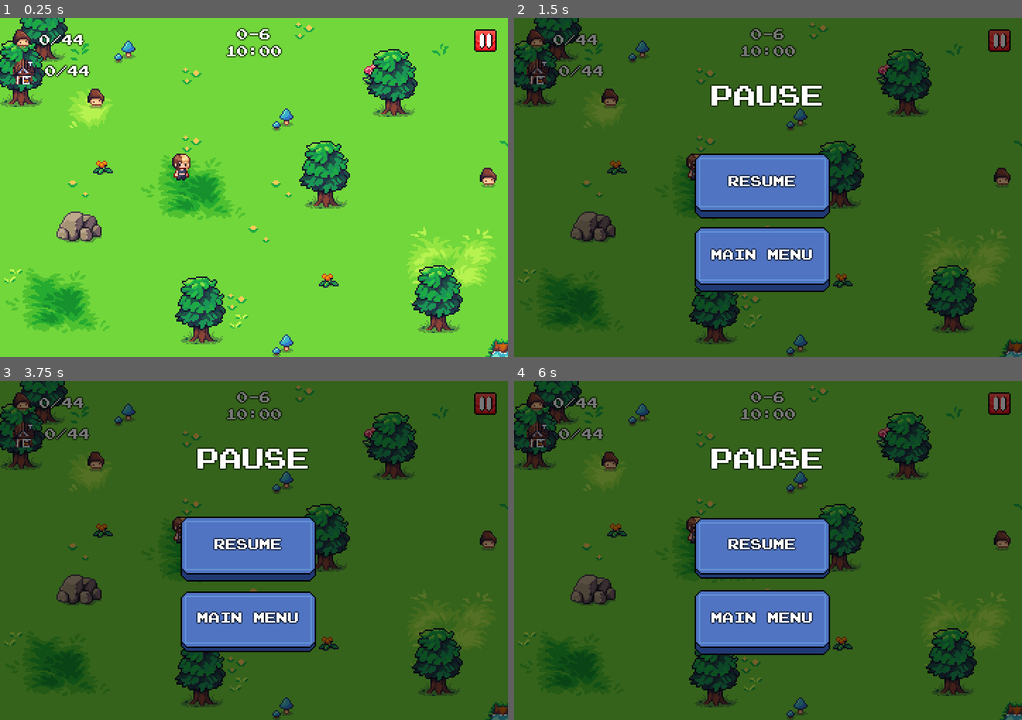
Above: before the commit, frames 1-4 (two rows, left to right).
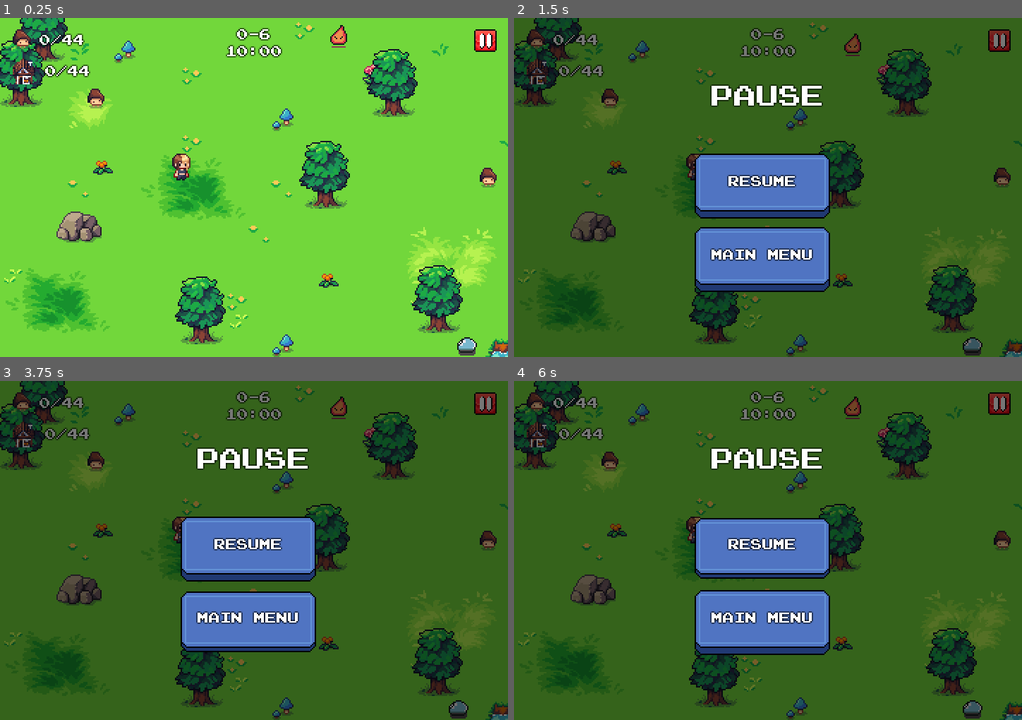
Above: after the commit, the same moments.

Repository: dmitrii-eremin/watch-your-step
Game: Godot game, scene res://scenes/levels/level_06.tscn
Same seed, same stepped clock (60 frames per second), same inputs: the game is played once before the commit and once after it. This scene is started directly instead of the project's main scene.
Inputs (mouse positions are in pixels of both pictures, inside the frame that each line leads up to):
- Up to frame 1 (0.25 s): no input
- Up to frame 2 (1.5 s): click (1001, 41) at 0.5 s; tap Enter (ui_accept) at 1.25 s; move the mouse to (879, 170) at 1.27 s; hold Right (go_right) from 1.28 s (still down); click (879, 170) at 1.42 s
- Up to frame 3 (3.75 s): tap Enter (ui_accept) at 1.52, 2, 2.75, 3.5 s; release Right (go_right) at 2 s; drag from (152, 567) to (96, 462) at 2.02 s; move the mouse to (304, 475) at 2.77 s; hold Right (go_right) 2.78-3.5 s; drag from (228, 618) to (487, 540) at 3.52 s
- Up to frame 4 (6 s): move the mouse to (920, 601) at 4.27 s; hold Left (go_left) 4.28-5 s; tap Enter (ui_accept) at 4.52, 5, 5.75 s; drag from (615, 499) to (1001, 540) at 5.02 s; move the mouse to (793, 550) at 5.77 s; hold Down (go_down) from 5.78 s (still down); click (793, 550) at 5.92 s

The runs differ from the first frame. In frame 1, 0.3% of the frame differs, in the area x 65-94%, y 2-100%; in frame 2, 0.3%; in frame 3, 0.3%; in frame 4, 0.3%.

Commit message:
finished level06

Diff:
--- a/scenes/levels/level_06.tscn
+++ b/scenes/levels/level_06.tscn
@@ -1,9 +1,130 @@
-[gd_scene load_steps=5 format=4 uid="uid://fxx3rsebu526"]
+[gd_scene load_steps=26 format=4 uid="uid://fxx3rsebu526"]
 
 [ext_resource type="PackedScene" uid="uid://ddtoa4aqk6jy3" path="res://scenes/levels/basic_level.tscn" id="1_xbig6"]
 [ext_resource type="PackedScene" uid="uid://cfav76elus1cx" path="res://scenes/tree.tscn" id="2_j2blp"]
 [ext_resource type="PackedScene" uid="uid://y1k0bbofm7jh" path="res://scenes/stone.tscn" id="3_sjpyf"]
 [ext_resource type="PackedScene" uid="uid://b5ke8t4tm5p1c" path="res://scenes/mushroom.tscn" id="4_sjpyf"]
+[ext_resource type="PackedScene" uid="uid://c5dyq0xckel6v" path="res://scenes/enemy.tscn" id="5_atdb5"]
+
+[sub_resource type="Curve2D" id="Curve2D_tbrpi"]
+_data = {
+"points": PackedVector2Array(0, 0, 0, 0, 1088, 8, 0, 0, 0, 0, 1088, 104, 0, 0, 0, 0, 1088, 8)
+}
+point_count = 3
+
+[sub_resource type="Curve2D" id="Curve2D_atdb5"]
+_data = {
+"points": PackedVector2Array(0, 0, 0, 0, 240, 8, 0, 0, 0, 0, 240, 104, 0, 0, 0, 0, 312, 104, 0, 0, 0, 0, 312, 192, 0, 0, 0, 0, 192, 192, 0, 0, 0, 0, 192, 8, 0, 0, 0, 0, 240, 8)
+}
+point_count = 7
+
+[sub_resource type="Curve2D" id="Curve2D_yc2un"]
+_data = {
+"points": PackedVector2Array(0, 0, 0, 0, 336, 232, 0, 0, 0, 0, 112, 232, 0, 0, 0, 0, 336, 232)
+}
+point_count = 3
+
+[sub_resource type="Curve2D" id="Curve2D_s7m4s"]
+_data = {
+"points": PackedVector2Array(0, 0, 0, 0, 648, 56, 0, 0, 0, 0, 648, 144, 0, 0, 0, 0, 744, 144, 0, 0, 0, 0, 744, 56, 0, 0, 0, 0, 648, 56)
+}
+point_count = 5
+
+[sub_resource type="Curve2D" id="Curve2D_6h3uw"]
+_data = {
+"points": PackedVector2Array(0, 0, 0, 0, 648, 160, 0, 0, 0, 0, 800, 160, 0, 0, 0, 0, 800, 224, 0, 0, 0, 0, 648, 224, 0, 0, 0, 0, 648, 160)
+}
+point_count = 5
+
+[sub_resource type="Curve2D" id="Curve2D_17n5y"]
+_data = {
+"points": PackedVector2Array(0, 0, 0, 0, 1392, 40, 0, 0, 0, 0, 1248, 40, 0, 0, 0, 0, 1392, 40)
+}
+point_count = 3
+
+[sub_resource type="Curve2D" id="Curve2D_tg547"]
+_data = {
+"points": PackedVector2Array(0, 0, 0, 0, 1536, 40, 0, 0, 0, 0, 1536, 144, 0, 0, 0, 0, 1640, 144, 0, 0, 0, 0, 1640, 112, 0, 0, 0, 0, 1680, 112, 0, 0, 0, 0, 1680, 40, 0, 0, 0, 0, 1536, 40)
+}
+point_count = 7
+
+[sub_resource type="Curve2D" id="Curve2D_6vksy"]
+_data = {
+"points": PackedVector2Array(0, 0, 0, 0, 1752, 176, 0, 0, 0, 0, 1944, 176, 0, 0, 0, 0, 1944, 72, 0, 0, 0, 0, 1752, 72, 0, 0, 0, 0, 1752, 176)
+}
+point_count = 5
+
+[sub_resource type="Curve2D" id="Curve2D_pwpgl"]
+_data = {
+"points": PackedVector2Array(0, 0, 0, 0, 2088, 8, 0, 0, 0, 0, 2088, 120, 0, 0, 0, 0, 2088, 8)
+}
+point_count = 3
+
+[sub_resource type="Curve2D" id="Curve2D_sppnv"]
+_data = {
+"points": PackedVector2Array(0, 0, 0, 0, 1448, 256, 0, 0, 0, 0, 1448, 368, 0, 0, 0, 0, 1448, 256)
+}
+point_count = 3
+
+[sub_resource type="Curve2D" id="Curve2D_cdd1g"]
+_data = {
+"points": PackedVector2Array(0, 0, 0, 0, 1224, 344, 0, 0, 0, 0, 1224, 544, 0, 0, 0, 0, 1280, 544, 0, 0, 0, 0, 1280, 520, 0, 0, 0, 0, 1296, 520, 0, 0, 0, 0, 1296, 320, 0, 0, 0, 0, 1248, 320, 0, 0, 0, 0, 1248, 344, 0, 0, 0, 0, 1224, 344)
+}
+point_count = 9
+
+[sub_resource type="Curve2D" id="Curve2D_ejjlu"]
+_data = {
+"points": PackedVector2Array(0, 0, 0, 0, 1016, 328, 0, 0, 0, 0, 1016, 392, 0, 0, 0, 0, 1016, 328)
+}
+point_count = 3
+
+[sub_resource type="Curve2D" id="Curve2D_gbsts"]
+_data = {
+"points": PackedVector2Array(0, 0, 0, 0, 792, 528, 0, 0, 0, 0, 792, 592, 0, 0, 0, 0, 600, 592, 0, 0, 0, 0, 600, 544, 0, 0, 0, 0, 672, 544, 0, 0, 0, 0, 672, 528, 0, 0, 0, 0, 792, 528)
+}
+point_count = 7
+
+[sub_resource type="Curve2D" id="Curve2D_3d6ih"]
+_data = {
+"points": PackedVector2Array(0, 0, 0, 0, 304, 568, 0, 0, 0, 0, 280, 568, 0, 0, 0, 0, 280, 512, 0, 0, 0, 0, 256, 512, 0, 0, 0, 0, 256, 464, 0, 0, 0, 0, 224, 464, 0, 0, 0, 0, 224, 640, 0, 0, 0, 0, 304, 640, 0, 0, 0, 0, 304, 568)
+}
+point_count = 9
+
+[sub_resource type="Curve2D" id="Curve2D_6sve2"]
+_data = {
+"points": PackedVector2Array(0, 0, 0, 0, 8, 576, 0, 0, 0, 0, 128, 576, 0, 0, 0, 0, 128, 640, 0, 0, 0, 0, 248, 640, 0, 0, 0, 0, 248, 576, 0, 0, 0, 0, 8, 576)
+}
+point_count = 6
+
+[sub_resource type="Curve2D" id="Curve2D_56vtv"]
+_data = {
+"points": PackedVector2Array(0, 0, 0, 0, 8, 464, 0, 0, 0, 0, 224, 464, 0, 0, 0, 0, 8, 464)
+}
+point_count = 3
+
+[sub_resource type="Curve2D" id="Curve2D_lesd3"]
+_data = {
+"points": PackedVector2Array(0, 0, 0, 0, 1616, 448, 0, 0, 0, 0, 1616, 624, 0, 0, 0, 0, 1632, 624, 0, 0, 0, 0, 1632, 696, 0, 0, 0, 0, 1552, 696, 0, 0, 0, 0, 1552, 512, 0, 0, 0, 0, 1600, 512, 0, 0, 0, 0, 1600, 472, 0, 0, 0, 0, 1616, 472, 0, 0, 0, 0, 1616, 448)
+}
+point_count = 10
+
+[sub_resource type="Curve2D" id="Curve2D_64yx1"]
+_data = {
+"points": PackedVector2Array(0, 0, 0, 0, 1920, 528, 0, 0, 0, 0, 1920, 640, 0, 0, 0, 0, 2064, 640, 0, 0, 0, 0, 2064, 448, 0, 0, 0, 0, 1944, 448, 0, 0, 0, 0, 1944, 528, 0, 0, 0, 0, 1920, 528)
+}
+point_count = 7
+
+[sub_resource type="Curve2D" id="Curve2D_c7h1x"]
+_data = {
+"points": PackedVector2Array(0, 0, 0, 0, 1688, 512, 0, 0, 0, 0, 1856, 512, 0, 0, 0, 0, 1856, 584, 0, 0, 0, 0, 1688, 584, 0, 0, 0, 0, 1688, 512)
+}
+point_count = 5
+
+[sub_resource type="Curve2D" id="Curve2D_1dtt1"]
+_data = {
+"points": PackedVector2Array(0, 0, 0, 0, 2336, 448, 0, 0, 0, 0, 2440, 448, 0, 0, 0, 0, 2336, 448)
+}
+point_count = 3
 
 [node name="Level06" instance=ExtResource("1_xbig6")]
 metadata/level = "level06"
@@ -457,3 +578,298 @@
 
 [node name="Enemies" type="Node2D" parent="YSortedObjects" index="4"]
 y_sort_enabled = true
+
+[node name="Enemy1" type="Node2D" parent="YSortedObjects/Enemies" index="0"]
+
+[node name="Enemy" parent="YSortedObjects/Enemies/Enemy1" index="0" node_paths=PackedStringArray("path_follower") instance=ExtResource("5_atdb5")]
+position = Vector2(1088, 89.66098)
+path_follower = NodePath("../Path2D/PathFollow2D")
+enemy_type = 3
+
+[node name="Path2D" type="Path2D" parent="YSortedObjects/Enemies/Enemy1" index="1"]
+curve = SubResource("Curve2D_tbrpi")
+
+[node name="PathFollow2D" type="PathFollow2D" parent="YSortedObjects/Enemies/Enemy1/Path2D" index="0"]
+position = Vector2(1088, 89.66098)
+rotation = 1.5707964
+progress = 81.63813
+
+[node name="Enemy2" type="Node2D" parent="YSortedObjects/Enemies" index="1"]
+
+[node name="Enemy" parent="YSortedObjects/Enemies/Enemy2" index="0" node_paths=PackedStringArray("path_follower") instance=ExtResource("5_atdb5")]
+position = Vector2(312, 113.736496)
+path_follower = NodePath("../Path2D/PathFollow2D")
+enemy_type = 2
+
+[node name="Path2D" type="Path2D" parent="YSortedObjects/Enemies/Enemy2" index="1"]
+curve = SubResource("Curve2D_atdb5")
+
+[node name="PathFollow2D" type="PathFollow2D" parent="YSortedObjects/Enemies/Enemy2/Path2D" index="0"]
+position = Vector2(312, 113.736496)
+rotation = 1.5707964
+progress = 177.67178
+
+[node name="Node2D" type="Node2D" parent="YSortedObjects/Enemies" index="2"]
+
+[node name="Enemy" parent="YSortedObjects/Enemies/Node2D" index="0" node_paths=PackedStringArray("path_follower") instance=ExtResource("5_atdb5")]
+position = Vector2(225.75372, 232)
+path_follower = NodePath("../Path2D/PathFollow2D")
+
+[node name="Path2D" type="Path2D" parent="YSortedObjects/Enemies/Node2D" index="1"]
+curve = SubResource("Curve2D_yc2un")
+
+[node name="PathFollow2D" type="PathFollow2D" parent="YSortedObjects/Enemies/Node2D/Path2D" index="0"]
+position = Vector2(225.75372, 232)
+progress = 337.75363
+
+[node name="Node2D2" type="Node2D" parent="YSortedObjects/Enemies" index="3"]
+
+[node name="Enemy" parent="YSortedObjects/Enemies/Node2D2" index="0" node_paths=PackedStringArray("path_follower") instance=ExtResource("5_atdb5")]
+position = Vector2(657.8372, 144)
+path_follower = NodePath("../Path2D/PathFollow2D")
+enemy_type = 2
+
+[node name="Path2D" type="Path2D" parent="YSortedObjects/Enemies/Node2D2" index="1"]
+curve = SubResource("Curve2D_s7m4s")
+
+[node name="PathFollow2D" type="PathFollow2D" parent="YSortedObjects/Enemies/Node2D2/Path2D" index="0"]
+position = Vector2(657.8372, 144)
+progress = 97.71333
+
+[node name="Node2D3" type="Node2D" parent="YSortedObjects/Enemies" index="4"]
+
+[node name="Enemy" parent="YSortedObjects/Enemies/Node2D3" index="0" node_paths=PackedStringArray("path_follower") instance=ExtResource("5_atdb5")]
+position = Vector2(790.2692, 224)
+path_follower = NodePath("../Path2D/PathFollow2D")
+
+[node name="Path2D" type="Path2D" parent="YSortedObjects/Enemies/Node2D3" index="1"]
+curve = SubResource("Curve2D_6h3uw")
+
+[node name="PathFollow2D" type="PathFollow2D" parent="YSortedObjects/Enemies/Node2D3/Path2D" index="0"]
+position = Vector2(790.2692, 224)
+rotation = 3.1415925
+progress = 225.74564
+
+[node name="Node2D4" type="Node2D" parent="YSortedObjects/Enemies" index="5"]
+
+[node name="Enemy" parent="YSortedObjects/Enemies/Node2D4" index="0" node_paths=PackedStringArray("path_follower") instance=ExtResource("5_atdb5")]
+position = Vector2(1310.3508, 40)
+path_follower = NodePath("../Path2D/PathFollow2D")
+enemy_type = 1
+
+[node name="Path2D" type="Path2D" parent="YSortedObjects/Enemies/Node2D4" index="1"]
+curve = SubResource("Curve2D_17n5y")
+
+[node name="PathFollow2D" type="PathFollow2D" parent="YSortedObjects/Enemies/Node2D4/Path2D" index="0"]
+position = Vector2(1310.3508, 40)
+rotation = 3.1415925
+progress = 81.648125
+
+[node name="Node2D5" type="Node2D" parent="YSortedObjects/Enemies" index="6"]
+
+[node name="Enemy" parent="YSortedObjects/Enemies/Node2D5" index="0" node_paths=PackedStringArray("path_follower") instance=ExtResource("5_atdb5")]
+position = Vector2(1662.2324, 40)
+path_follower = NodePath("../Path2D/PathFollow2D")
+
+[node name="Path2D" type="Path2D" parent="YSortedObjects/Enemies/Node2D5" index="1"]
+curve = SubResource("Curve2D_tg547")
+
+[node name="PathFollow2D" type="PathFollow2D" parent="YSortedObjects/Enemies/Node2D5/Path2D" index="0"]
+position = Vector2(1662.2324, 40)
+rotation = 3.1415925
+progress = 369.77237
+
+[node name="Node2D6" type="Node2D" parent="YSortedObjects/Enemies" index="7"]
+
+[node name="Enemy" parent="YSortedObjects/Enemies/Node2D6" index="0" node_paths=PackedStringArray("path_follower") instance=ExtResource("5_atdb5")]
+position = Vector2(1822.3053, 72)
+path_follower = NodePath("../Path2D/PathFollow2D")
+enemy_type = 2
+
+[node name="Path2D" type="Path2D" parent="YSortedObjects/Enemies/Node2D6" index="1"]
+curve = SubResource("Curve2D_6vksy")
+
+[node name="PathFollow2D" type="PathFollow2D" parent="YSortedObjects/Enemies/Node2D6/Path2D" index="0"]
+position = Vector2(1822.3053, 72)
+rotation = 3.1415925
+progress = 417.6902
+
+[node name="Node2D7" type="Node2D" parent="YSortedObjects/Enemies" index="8"]
+
+[node name="Enemy" parent="YSortedObjects/Enemies/Node2D7" index="0" node_paths=PackedStringArray("path_follower") instance=ExtResource("5_atdb5")]
+position = Vector2(2088, 119.004616)
+path_follower = NodePath("../Path2D/PathFollow2D")
+enemy_type = 1
+
+[node name="Path2D" type="Path2D" parent="YSortedObjects/Enemies/Node2D7" index="1"]
+curve = SubResource("Curve2D_pwpgl")
+
+[node name="PathFollow2D" type="PathFollow2D" parent="YSortedObjects/Enemies/Node2D7/Path2D" index="0"]
+position = Vector2(2088, 119.004616)
+rotation = 0.5116175
+progress = 113.62252
+
+[node name="Node2D8" type="Node2D" parent="YSortedObjects/Enemies" index="9"]
+
+[node name="Enemy" parent="YSortedObjects/Enemies/Node2D8" index="0" node_paths=PackedStringArray("path_follower") instance=ExtResource("5_atdb5")]
+position = Vector2(1448, 367.00464)
+path_follower = NodePath("../Path2D/PathFollow2D")
+enemy_type = 3
+
+[node name="Path2D" type="Path2D" parent="YSortedObjects/Enemies/Node2D8" index="1"]
+curve = SubResource("Curve2D_sppnv")
+
+[node name="PathFollow2D" type="PathFollow2D" parent="YSortedObjects/Enemies/Node2D8/Path2D" index="0"]
+position = Vector2(1448, 367.00464)
+rotation = 0.5116175
+progress = 113.62252
+
+[node name="Node2D9" type="Node2D" parent="YSortedObjects/Enemies" index="10"]
+
+[node name="Enemy" parent="YSortedObjects/Enemies/Node2D9" index="0" node_paths=PackedStringArray("path_follower") instance=ExtResource("5_atdb5")]
+position = Vector2(1296, 398.30502)
+path_follower = NodePath("../Path2D/PathFollow2D")
+enemy_type = 3
+
+[node name="Path2D" type="Path2D" parent="YSortedObjects/Enemies/Node2D9" index="1"]
+curve = SubResource("Curve2D_cdd1g")
+
+[node name="PathFollow2D" type="PathFollow2D" parent="YSortedObjects/Enemies/Node2D9/Path2D" index="0"]
+position = Vector2(1296, 398.30502)
+rotation = -1.5707964
+progress = 417.6902
+
+[node name="Node2D10" type="Node2D" parent="YSortedObjects/Enemies" index="11"]
+
+[node name="Enemy" parent="YSortedObjects/Enemies/Node2D10" index="0" node_paths=PackedStringArray("path_follower") instance=ExtResource("5_atdb5")]
+position = Vector2(1016, 374.3098)
+path_follower = NodePath("../Path2D/PathFollow2D")
+enemy_type = 2
+
+[node name="Path2D" type="Path2D" parent="YSortedObjects/Enemies/Node2D10" index="1"]
+curve = SubResource("Curve2D_ejjlu")
+
+[node name="PathFollow2D" type="PathFollow2D" parent="YSortedObjects/Enemies/Node2D10/Path2D" index="0"]
+position = Vector2(1016, 374.3098)
+rotation = -1.5707964
+progress = 81.69417
+
+[node name="Node2D11" type="Node2D" parent="YSortedObjects/Enemies" index="12"]
+
+[node name="Enemy" parent="YSortedObjects/Enemies/Node2D11" index="0" node_paths=PackedStringArray("path_follower") instance=ExtResource("5_atdb5")]
+position = Vector2(651.71533, 592)
+speed = 50.0
+path_follower = NodePath("../Path2D/PathFollow2D")
+enemy_type = 6
+
+[node name="Path2D" type="Path2D" parent="YSortedObjects/Enemies/Node2D11" index="1"]
+curve = SubResource("Curve2D_gbsts")
+
+[node name="PathFollow2D" type="PathFollow2D" parent="YSortedObjects/Enemies/Node2D11/Path2D" index="0"]
+position = Vector2(651.71533, 592)
+rotation = 3.1415925
+progress = 204.27786
+
+[node name="Node2D12" type="Node2D" parent="YSortedObjects/Enemies" index="13"]
+
+[node name="Enemy" parent="YSortedObjects/Enemies/Node2D12" index="0" node_paths=PackedStringArray("path_follower") instance=ExtResource("5_atdb5")]
+position = Vector2(277.34277, 511.93832)
+path_follower = NodePath("../Path2D/PathFollow2D")
+enemy_type = 1
+
+[node name="Path2D" type="Path2D" parent="YSortedObjects/Enemies/Node2D12" index="1"]
+curve = SubResource("Curve2D_3d6ih")
+
+[node name="PathFollow2D" type="PathFollow2D" parent="YSortedObjects/Enemies/Node2D12/Path2D" index="0"]
+position = Vector2(277.34277, 511.93832)
+rotation = -2.7269416
+progress = 82.76009
+
+[node name="Node2D13" type="Node2D" parent="YSortedObjects/Enemies" index="14"]
+
+[node name="Enemy" parent="YSortedObjects/Enemies/Node2D13" index="0" node_paths=PackedStringArray("path_follower") instance=ExtResource("5_atdb5")]
+position = Vector2(54.003757, 576)
+path_follower = NodePath("../Path2D/PathFollow2D")
+enemy_type = 3
+
+[node name="Path2D" type="Path2D" parent="YSortedObjects/Enemies/Node2D13" index="1"]
+curve = SubResource("Curve2D_6sve2")
+
+[node name="PathFollow2D" type="PathFollow2D" parent="YSortedObjects/Enemies/Node2D13/Path2D" index="0"]
+position = Vector2(54.003757, 576)
+progress = 46.003998
+
+[node name="Node2D14" type="Node2D" parent="YSortedObjects/Enemies" index="15"]
+
+[node name="Enemy" parent="YSortedObjects/Enemies/Node2D14" index="0" node_paths=PackedStringArray("path_follower") instance=ExtResource("5_atdb5")]
+position = Vector2(209.26277, 464)
+speed = 50.0
+path_follower = NodePath("../Path2D/PathFollow2D")
+enemy_type = 6
+
+[node name="Path2D" type="Path2D" parent="YSortedObjects/Enemies/Node2D14" index="1"]
+curve = SubResource("Curve2D_56vtv")
+
+[node name="PathFollow2D" type="PathFollow2D" parent="YSortedObjects/Enemies/Node2D14/Path2D" index="0"]
+position = Vector2(209.26277, 464)
+progress = 201.38034
+
+[node name="Node2D15" type="Node2D" parent="YSortedObjects/Enemies" index="16"]
+
+[node name="Enemy" parent="YSortedObjects/Enemies/Node2D15" index="0" node_paths=PackedStringArray("path_follower") instance=ExtResource("5_atdb5")]
+position = Vector2(1600.8562, 696)
+speed = 50.0
+path_follower = NodePath("../Path2D/PathFollow2D")
+enemy_type = 6
+
+[node name="Path2D" type="Path2D" parent="YSortedObjects/Enemies/Node2D15" index="1"]
+curve = SubResource("Curve2D_lesd3")
+
+[node name="PathFollow2D" type="PathFollow2D" parent="YSortedObjects/Enemies/Node2D15/Path2D" index="0"]
+position = Vector2(1600.8562, 696)
+rotation = 3.1415925
+progress = 295.152
+
+[node name="Node2D16" type="Node2D" parent="YSortedObjects/Enemies" index="17"]
+
+[node name="Enemy" parent="YSortedObjects/Enemies/Node2D16" index="0" node_paths=PackedStringArray("path_follower") instance=ExtResource("5_atdb5")]
+position = Vector2(2045.3431, 448)
+path_follower = NodePath("../Path2D/PathFollow2D")
+
+[node name="Path2D" type="Path2D" parent="YSortedObjects/Enemies/Node2D16" index="1"]
+curve = SubResource("Curve2D_64yx1")
+
+[node name="PathFollow2D" type="PathFollow2D" parent="YSortedObjects/Enemies/Node2D16/Path2D" index="0"]
+position = Vector2(2045.3431, 448)
+rotation = 3.1415925
+progress = 466.6609
+
+[node name="Node2D17" type="Node2D" parent="YSortedObjects/Enemies" index="18"]
+
+[node name="Enemy" parent="YSortedObjects/Enemies/Node2D17" index="0" node_paths=PackedStringArray("path_follower") instance=ExtResource("5_atdb5")]
+position = Vector2(1856, 560.35785)
+path_follower = NodePath("../Path2D/PathFollow2D")
+enemy_type = 2
+
+[node name="Path2D" type="Path2D" parent="YSortedObjects/Enemies/Node2D17" index="1"]
+curve = SubResource("Curve2D_c7h1x")
+
+[node name="PathFollow2D" type="PathFollow2D" parent="YSortedObjects/Enemies/Node2D17/Path2D" index="0"]
+position = Vector2(1856, 560.35785)
+rotation = 1.5707964
+progress = 216.34818
+
+[node name="Node2D18" type="Node2D" parent="YSortedObjects/Enemies" index="19"]
+
+[node name="Enemy" parent="YSortedObjects/Enemies/Node2D18" index="0" node_paths=PackedStringArray("path_follower") instance=ExtResource("5_atdb5")]
+position = Vector2(2397.7505, 448)
+speed = 15.0
+path_follower = NodePath("../Path2D/PathFollow2D")
+enemy_type = 3
+
+[node name="Path2D" type="Path2D" parent="YSortedObjects/Enemies/Node2D18" index="1"]
+curve = SubResource("Curve2D_1dtt1")
+
+[node name="PathFollow2D" type="PathFollow2D" parent="YSortedObjects/Enemies/Node2D18/Path2D" index="0"]
+position = Vector2(2397.7505, 448)
+progress = 61.75
